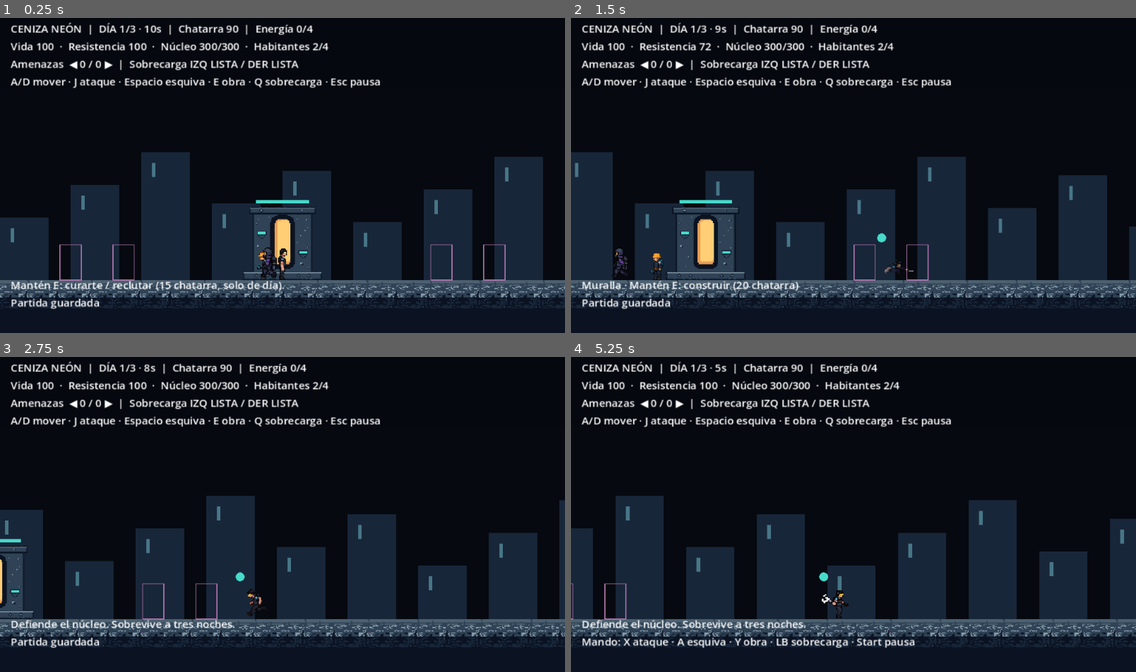
Above: before the commit, frames 1-4 (two rows, left to right).
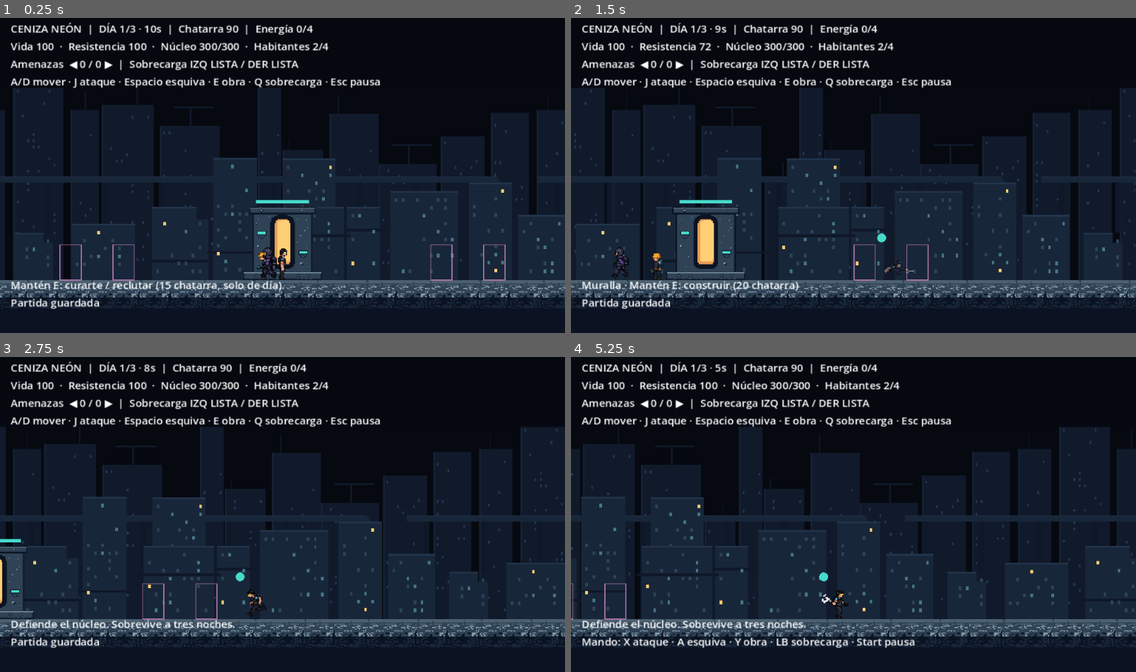
Above: after the commit, the same moments.

Repository: CarlosFloresDev/ceniza-neon
Game: Godot game, scene res://levels/main.tscn
Two runs of this game, one before a commit and one after it. Both use one fixed random seed, a clock stepped at 60 frames per second and the inputs below.
Inputs (mouse positions are in pixels of both pictures, inside the frame that each line leads up to):
- Up to frame 1 (0.25 s): no input
- Up to frame 2 (1.5 s): move the mouse to (977, 159) at 0.52 s; hold J (attack) 0.53-1.28 s; hold D (move_right) from 0.53 s (still down); click (977, 159) at 0.67 s; move the mouse to (740, 191) at 1.27 s; tap Space (dodge) at 1.35 s
- Up to frame 3 (2.75 s): move the mouse to (339, 445) at 2.02 s; release D (move_right) at 2.03 s; hold A (move_left) from 2.03 s (still down); hold E (interact) from 2.03 s (still down)
- Up to frame 4 (5.25 s): move the mouse to (825, 577) at 2.77 s; release A (move_left) at 2.78 s; release E (interact) at 2.78 s; hold D (move_right) 2.78-4.28 s; tap J (attack) at 2.85 s; click (825, 577) at 2.92 s; move the mouse to (1023, 561) at 3.52 s; tap Space (dodge) at 3.6 s; move the mouse to (684, 467) at 4.27 s; hold A (move_left) 4.28-5.03 s; tap E (interact) at 4.35 s; move the mouse to (881, 514) at 5.02 s; hold D (move_right) from 5.03 s (still down); hold J (attack) from 5.03 s (still down); click (881, 514) at 5.17 s

The runs differ from the first frame. In frame 1, 28% of the frame differs, in the area x 0-100%, y 22-84%; in frame 2, 27%; in frame 3, 29%; in frame 4, 29%.

Commit message:
feat: fondo con dos capas de parallax
Horizonte industrial en pixel art plano generado por tools/generar_fondo.py.
De noche se oscurece con un tinte azul.

Diff:
--- a/docs/ASSET_SOURCES.csv
+++ b/docs/ASSET_SOURCES.csv
@@ -3,3 +3,4 @@
 structures_batch2,"assets/structures/{wall_01,turret_01,core_01,ground_strip}.png",PixelLab create_image_pixflux con pa …(217 unchanged characters)…
 collector_recuperador,assets/unidades/recuperador/*/*.png,PixelLab (MCP; personaje 72be3b6e-2db7-44ac-a5b4-539d626d9b15),2026-10-12,docs/GUIA_ARTE.md,Términos de servicio de PixelLab (https://pixellab.ai/termsofservice),"Vista lateral; reposo (plantilla), caminar y reparar (skeleton-v3)"
 enemy_errante_v2,assets/enemies/errante/*/*.png,PixelLab (MCP; personaje ffdd635f-ac53-4c5d-ad17-cb50d19e5fa5),2026-10- …(200 unchanged characters)…
+background_layers,"assets/background/background_{far,mid}.png",Generado por código (tools/generar_fondo.py),2026-10-12,docs/GUIA_ARTE.md#segunda-tanda-escenario-y-colonia,Original del proyecto,"Dos capas repetibles con parallax; paleta de la guía"
--- a/levels/district_view.gd
+++ b/levels/district_view.gd
@@ -6,6 +6,11 @@
 var defenses: DefenseSystem
 var player: Player
 const GROUND: Texture2D = preload("res://assets/structures/ground_strip.png")
+const BACKGROUND_FAR: Texture2D = preload("res://assets/background/background_far.png")
+const BACKGROUND_MID: Texture2D = preload("res://assets/background/background_mid.png")
+## Cuánto siguen las capas a la cámara: 1 queda fija en pantalla, 0 se mueve con el mundo.
+const FAR_FOLLOW: float = 0.8
+const MID_FOLLOW: float = 0.55
 
 func _ready() -> void:
 	texture_filter = CanvasItem.TEXTURE_FILTER_NEAREST
@@ -13,14 +18,19 @@
 
 func _draw() -> void:
 	var night: bool = cycle.phase == "NOCHE"
-	for index: int in range(24):
-		var x: float = -960.0 + index * 80.0
-		var height: float = 60.0 + float((index * 37) % 95)
-		draw_rect(Rect2(x, FLOOR_Y - height, 55, height), Color("0b1322") if night else Color("182639"))
-		draw_rect(Rect2(x + 12, FLOOR_Y - height + 12, 4, 16), Color("477687"))
+	var tint: Color = Color(0.6, 0.62, 0.78) if night else Color.WHITE
+	var camera: Camera2D = get_viewport().get_camera_2d()
+	var camera_x: float = camera.get_screen_center_position().x if camera != null else 0.0
+	_draw_layer(BACKGROUND_FAR, camera_x * FAR_FOLLOW, tint)
+	_draw_layer(BACKGROUND_MID, camera_x * MID_FOLLOW, tint)
 	draw_rect(Rect2(-960, FLOOR_Y, 1920, 80), Color("0b1322"))
 	draw_texture_rect(GROUND, Rect2(-960, FLOOR_Y, 1920, GROUND.get_height()), true)
 	if is_instance_valid(player) and player.health > 0:
 		draw_circle(player.position + Vector2(-18, -48), 5, Color("47dacb"))
 	for beam: Dictionary in defenses.beams:
 		draw_line(beam.from, beam.to, Color("ffce75"), 2.0)
+
+func _draw_layer(texture: Texture2D, offset_x: float, tint: Color) -> void:
+	var width: float = texture.get_width()
+	var start: float = roundf(offset_x - width * 3.0)
+	draw_texture_rect(texture, Rect2(start, FLOOR_Y - texture.get_height(), width * 6.0, texture.get_height()), true, tint)
Binary file added: assets/background/background_far.png
Not shown, added: assets/background/background_far.png.import
Binary file added: assets/background/background_mid.png
Not shown, added: assets/background/background_mid.png.import
